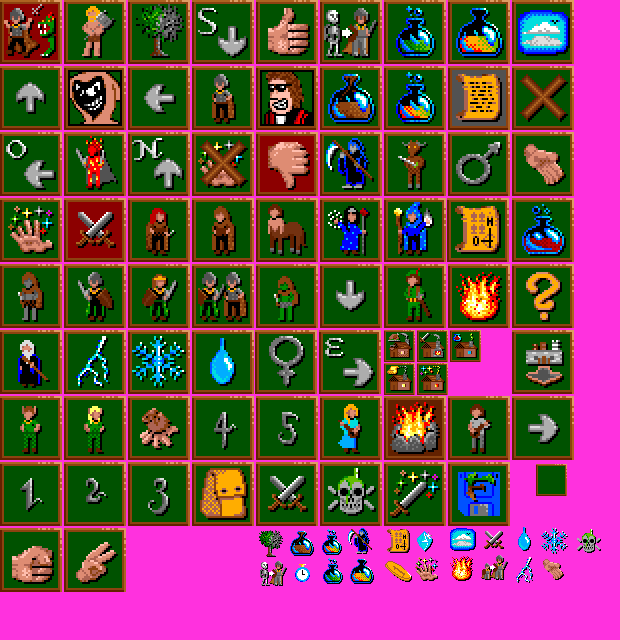
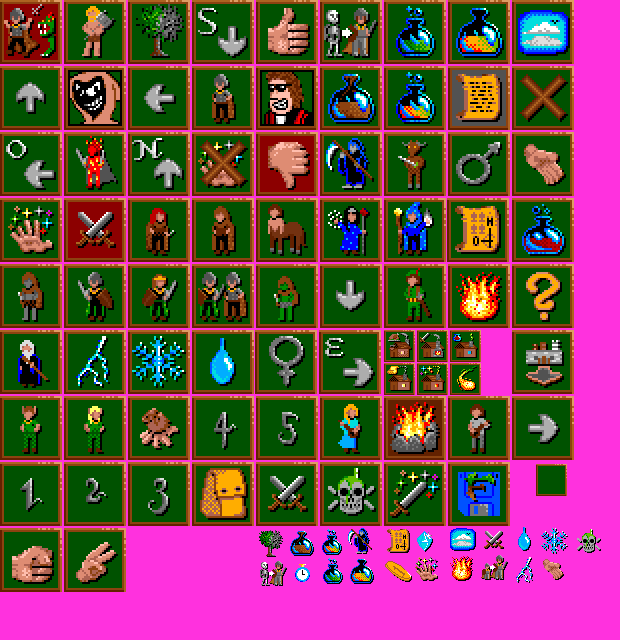
Layers edited between the first and the second 620×640 image:
added layer "Empty.gif copy" above "Empty.gif" over [450, 363, 481, 395]
